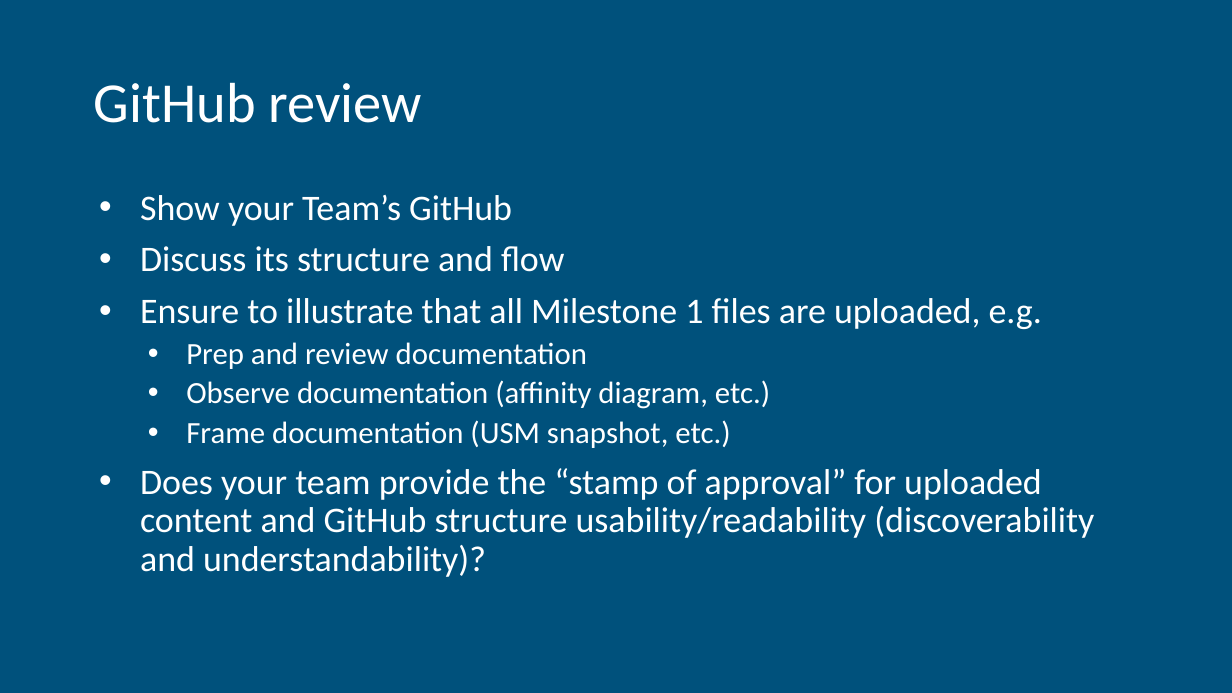
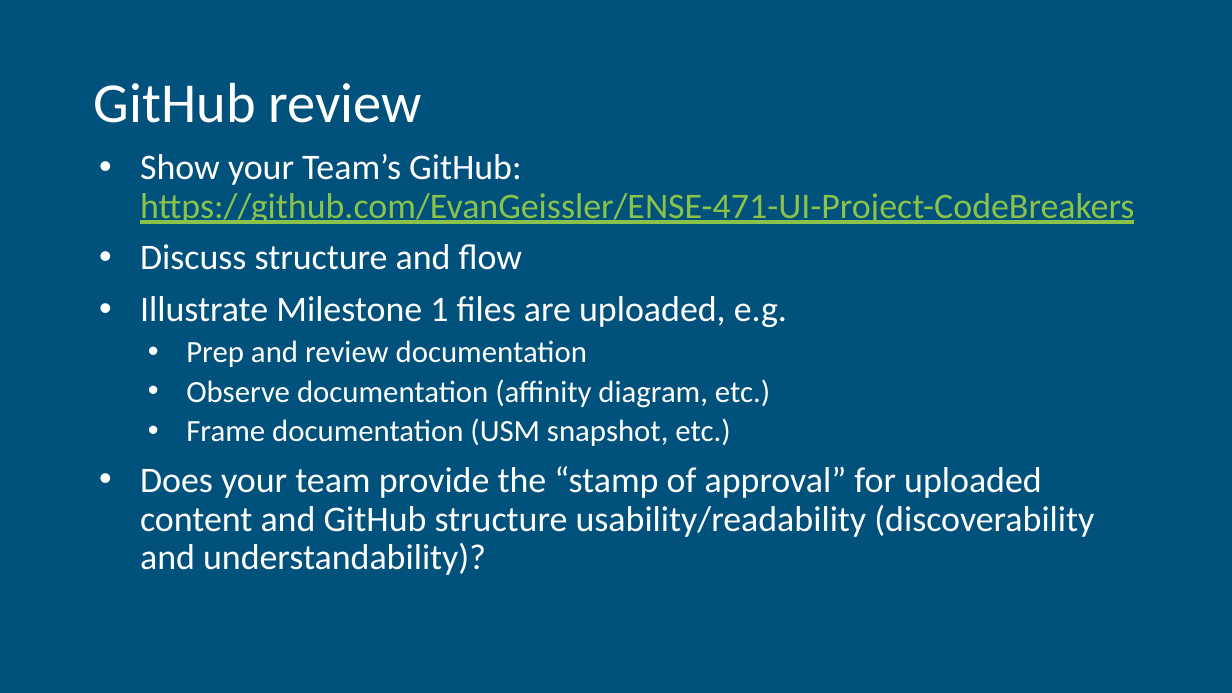
Before and after one commit to EvanGeissler/ENSE-471-UI-Project-CodeBreakers, a slide deck: slide 10 of Milestone 1/Milestone 1 Report Out.pptx (slide 6 before the commit). Drawn at 1232x693 pixels with LibreOffice and Linux fonts; fonts in the diff are those of the drawing. Boxes give left, top, right and bottom in pixels: in the first picture for what was removed or moved away, otherwise in the second. Text is boxed around its words. In the diff, an @@ line names an element or a change of style, - is before the commit and + after.

Commit message:
Milestone 1 Report Out Added

```diff
--- a/Milestone 1/Milestone 1 Report Out.pptx
+++ b/Milestone 1/Milestone 1 Report Out.pptx
@@ text "Show your Team’s GitHub: https://github.com/EvanGeissler/ENS ...": place and size @@
-text "Show your Team’s GitHub: https://github.com/EvanGeissler/ENS ..." at [140,195,1094,577]
+text "Show your Team’s GitHub: https://github.com/EvanGeissler/ENS ..." at [140,154,1134,575]
@@ text at [140,154,1134,327]: text changed @@
-• Show your Team’s GitHub
-• Discuss its structure and flow
-• Ensure to illustrate that all Milestone 1 files are uploaded, e.g.
+• Show your Team’s GitHub: https://github.com/EvanGeissler/ENSE-471-UI-Project-CodeBreakers
+• Discuss structure and flow
+• Illustrate Milestone 1 files are uploaded, e.g.
```
Also in this commit, not shown: 1 other slide changed, 8 slides added, 3 slides removed, 1 other file.
